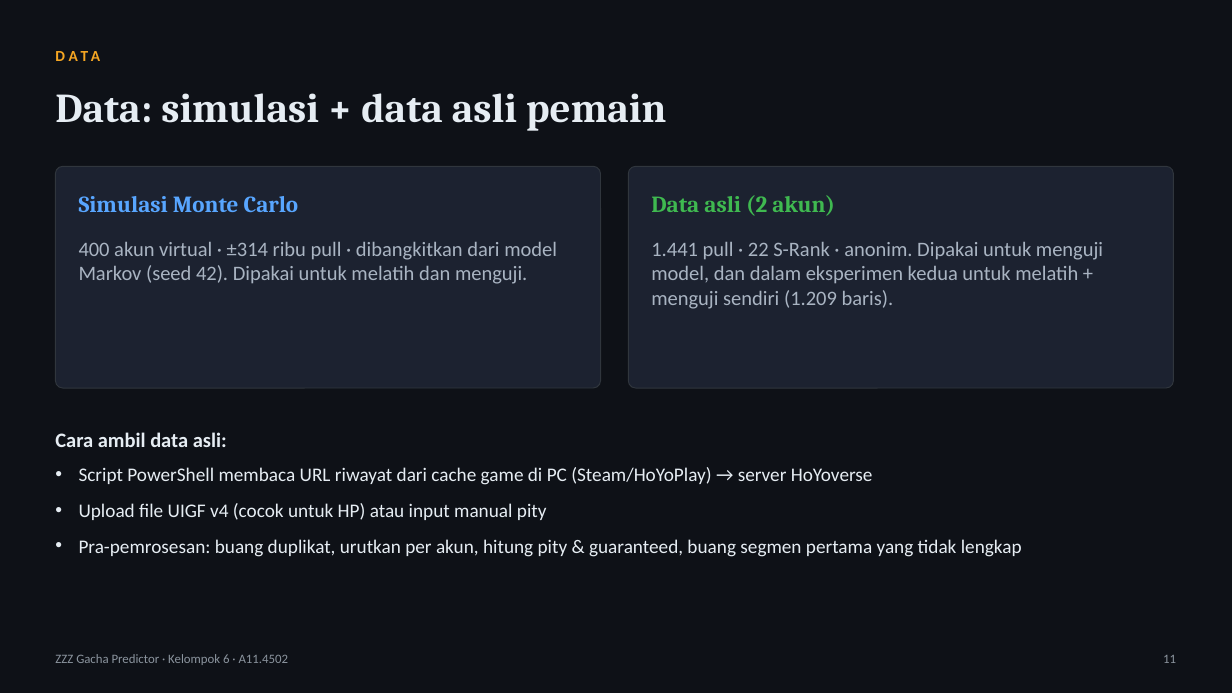
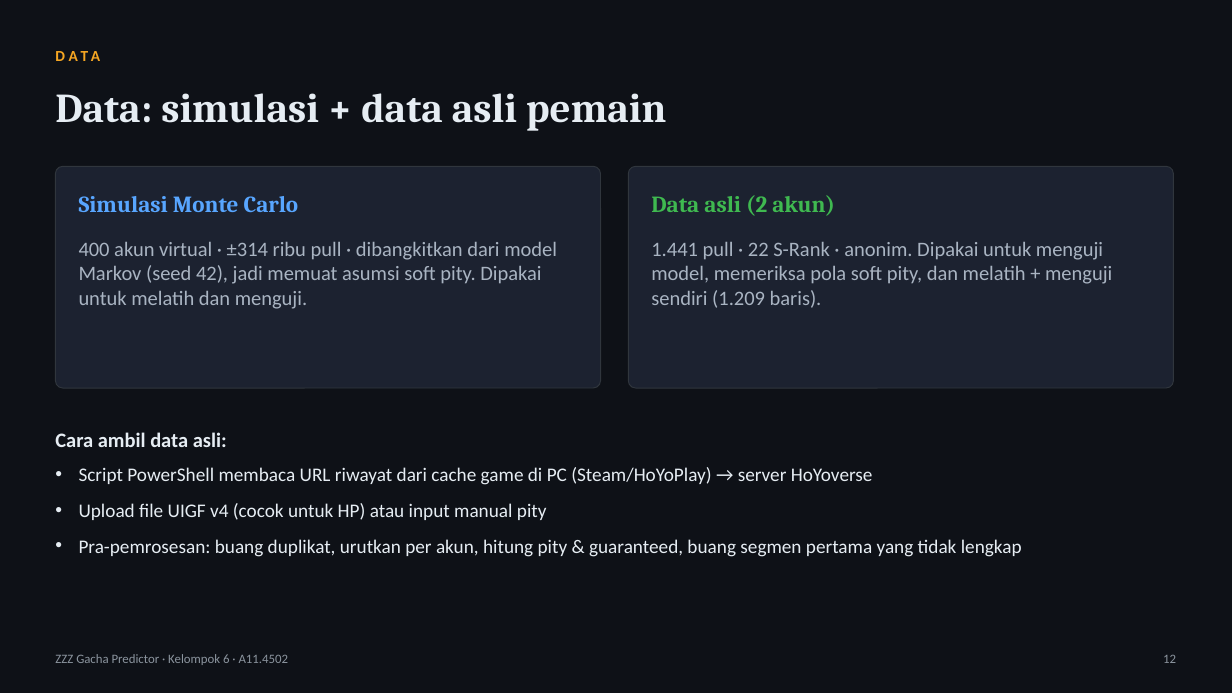
Before and after one commit to tehgeii/project-data-mining, a slide deck: slide 12 of docs/tugas/UTS_Slide_Kelompok6_A11.4502.pptx (slide 11 before the commit). Drawn at 1232x693 pixels with LibreOffice and Linux fonts; fonts in the diff are those of the drawing. Boxes give left, top, right and bottom in pixels: in the first picture for what was removed or moved away, otherwise in the second. Text is boxed around its words. In the diff, an @@ line names an element or a change of style, - is before the commit and + after.

Commit message:
Tambah alasan memakai data mining dan analisis pola soft pity
Menjawab pertanyaan "kenapa perlu machine learning kalau ada rumus":
soft pity tidak diumumkan resmi, jadi polanya harus digali dari data.

- Analisis baru dari data asli: laju S Agent hampir nol sampai pull
  ke-73 lalu melonjak mulai pull ke-74 (sesuai model Markov), W-Engine
  sekitar pull ke-65. Decision Tree yang dilatih hanya dengan data asli
  memisah di pity_ratio 0,735 (pity ±66 Agent) tanpa diberi tahu.
  Grafik dan tabelnya dibuat oleh figs.py.
- Proposal & laporan: subbab 1.2 Alasan Menggunakan Penambangan Data,
  rumusan dan tujuan soal soft pity, subbab 4.6 Pola Soft Pity, 5.2
  Keterbatasan, Brier Score di Tabel 2.2, sumber HoYoverse, alasan
  tanpa SMOTE, penjelasan akurasi data asli lebih tinggi, dan klaim
  "eksak", "batas teori", serta "terbaik" diperjelas (model teratas setara).
- Slide UTS (18) dan UAS (24): slide "Kenapa perlu data mining" dan
  "Soft pity terlihat di data asli", rumusan/tujuan 5 butir, catatan
  pembicara diperbaiki.
- LAPORAN.md, README, halaman Beranda, dan panduan pengumpulan
  (tanya-jawab jebakan, tabel durasi video) ikut diperbarui.

```diff
--- a/docs/tugas/UTS_Slide_Kelompok6_A11.4502.pptx
+++ b/docs/tugas/UTS_Slide_Kelompok6_A11.4502.pptx
@@ text at (79, 242, 557, 309): text changed @@
-400 akun virtual · ±314 ribu pull · dibangkitkan dari model Markov (seed 42). Dipakai untuk melatih dan menguji.
+400 akun virtual · ±314 ribu pull · dibangkitkan dari model Markov (seed 42), jadi memuat asumsi soft pity. Dipakai untuk melatih dan menguji.
@@ text at (651, 242, 1112, 308): text changed @@
-1.441 pull · 22 S-Rank · anonim. Dipakai untuk menguji model, dan dalam eksperimen kedua untuk melatih + menguji sendiri (1.209 baris).
+1.441 pull · 22 S-Rank · anonim. Dipakai untuk menguji model, memeriksa pola soft pity, dan melatih + menguji sendiri (1.209 baris).
@@ text at (1163, 655, 1176, 663): text changed @@
-11
+12
```
Also in this commit, not shown: 12 other slides changed, 1 slide added, 11 other files.
